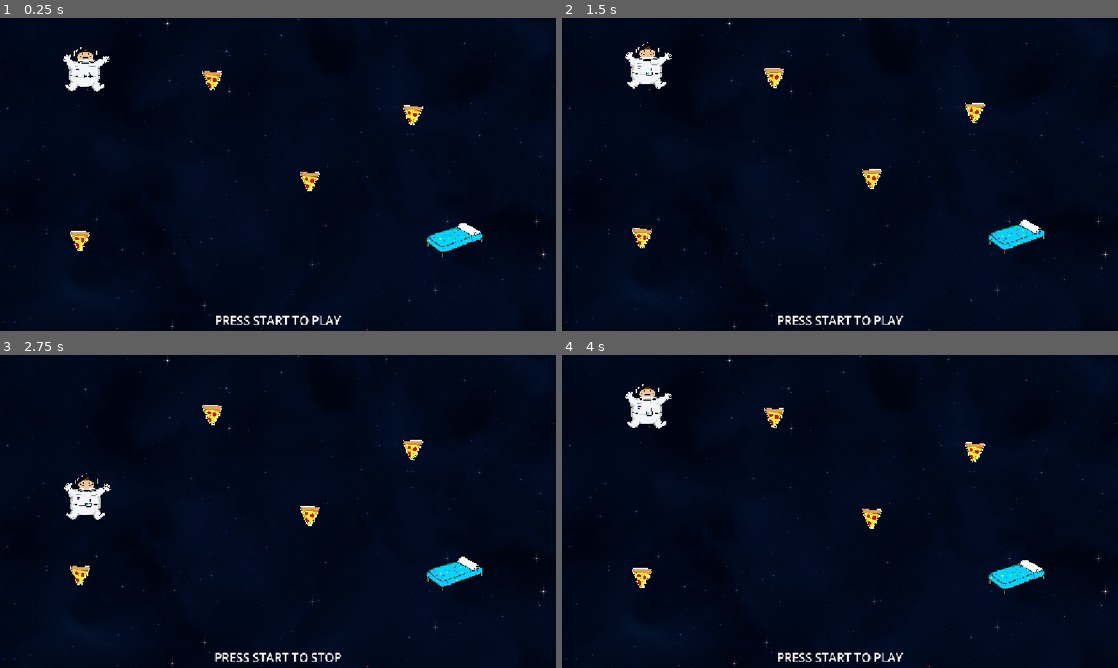
Above: before the commit, frames 1-4 (two rows, left to right).
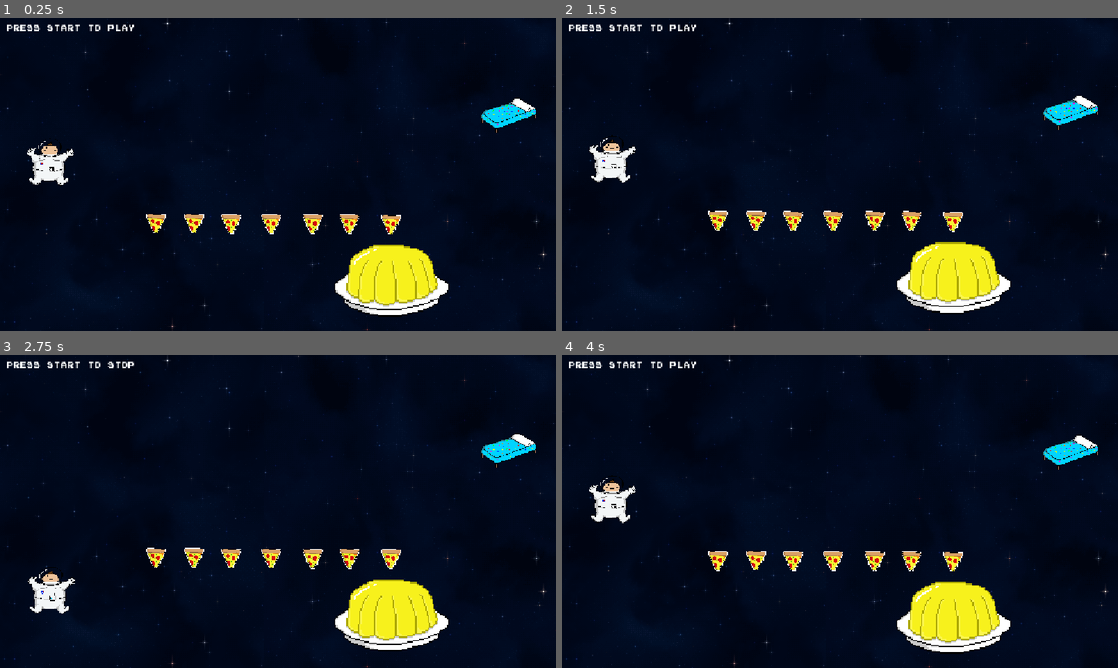
Above: after the commit, the same moments.

Repository: ivaivaiva1/desenhar_fofo
Game: Godot game, scene res://Scenes/level_manager.tscn
Two runs of this game, one before a commit and one after it. Both use one fixed random seed, a clock stepped at 60 frames per second and the inputs below.
Inputs (mouse positions are in pixels of both pictures, inside the frame that each line leads up to):
- Up to frame 1 (0.25 s): no input
- Up to frame 2 (1.5 s): tap Enter at 0.5, 1.25 s; move the mouse to (962, 158) at 0.52 s; tap Space (ui_accept) at 0.6, 0.77, 1.07, 1.35 s; click (962, 158) at 0.67 s; move the mouse to (728, 190) at 1.27 s; click (728, 190) at 1.42 s
- Up to frame 3 (2.75 s): tap Space (ui_accept) at 1.52, 1.82, 2.1 s; tap Enter at 2 s; move the mouse to (333, 442) at 2.02 s; click (333, 442) at 2.17 s
- Up to frame 4 (4 s): tap Enter at 2.75, 3.5 s; move the mouse to (812, 574) at 2.77 s; tap Space (ui_accept) at 2.85, 3.02, 3.32, 3.6, 3.77 s; click (812, 574) at 2.92 s; move the mouse to (1006, 558) at 3.52 s; click (1006, 558) at 3.67 s

The runs differ from the first frame. In frame 1, 8.2% of the frame differs, in the area x 1-97%, y 2-98%; in frame 2, 8.2%; in frame 3, 8.3%; in frame 4, 8.2%.

Commit message:
feat: pudim

Diff:
--- a/Levels/Space/level03_space.tscn
+++ b/Levels/Space/level03_space.tscn
@@ -18,52 +18,52 @@
 script = ExtResource("3_3tox5")
 
 [node name="cama" parent="collectables_controller" unique_id=1009130463 instance=ExtResource("4_y3wju")]
-position = Vector2(602, 574)
+position = Vector2(101, 561)
 
 [node name="collectable" parent="collectables_controller" unique_id=186391876 instance=ExtResource("5_21uar")]
-position = Vector2(376, 80)
+position = Vector2(357, 127)
 
 [node name="collectable2" parent="collectables_controller" unique_id=922472791 instance=ExtResource("5_21uar")]
-position = Vector2(827, 79.999985)
+position = Vector2(808, 126.999985)
 
 [node name="collectable3" parent="collectables_controller" unique_id=464806080 instance=ExtResource("5_21uar")]
-position = Vector2(544.00006, 79)
+position = Vector2(525.00006, 126)
 
 [node name="collectable4" parent="collectables_controller" unique_id=1924941152 instance=ExtResource("5_21uar")]
-position = Vector2(689.00006, 79.99997)
+position = Vector2(670.00006, 126.99997)
 
 [node name="collectable5" parent="collectables_controller" unique_id=1228734772 instance=ExtResource("5_21uar")]
-position = Vector2(375, 200.99997)
+position = Vector2(356, 247.99997)
 
 [node name="collectable6" parent="collectables_controller" unique_id=875388077 instance=ExtResource("5_21uar")]
-position = Vector2(826, 200.99995)
+position = Vector2(807, 247.99995)
 
 [node name="collectable7" parent="collectables_controller" unique_id=691032486 instance=ExtResource("5_21uar")]
-position = Vector2(543.00006, 199.99997)
+position = Vector2(524.00006, 246.99997)
 
 [node name="collectable8" parent="collectables_controller" unique_id=100631321 instance=ExtResource("5_21uar")]
-position = Vector2(688.00006, 200.99994)
+position = Vector2(669.00006, 247.99994)
 
 [node name="collectable9" parent="collectables_controller" unique_id=2004039964 instance=ExtResource("5_21uar")]
-position = Vector2(375, 320.99997)
+position = Vector2(356, 367.99997)
 
 [node name="collectable10" parent="collectables_controller" unique_id=1295920080 instance=ExtResource("5_21uar")]
-position = Vector2(826, 320.99997)
+position = Vector2(807, 367.99997)
 
 [node name="collectable11" parent="collectables_controller" unique_id=1591727009 instance=ExtResource("5_21uar")]
-position = Vector2(543.00006, 319.99997)
+position = Vector2(524.00006, 366.99997)
 
 [node name="collectable12" parent="collectables_controller" unique_id=1666455154 instance=ExtResource("5_21uar")]
-position = Vector2(688.00006, 320.99994)
+position = Vector2(669.00006, 367.99994)
 
 [node name="collectable13" parent="collectables_controller" unique_id=1075868382 instance=ExtResource("5_21uar")]
-position = Vector2(375, 433.99997)
+position = Vector2(356, 480.99997)
 
 [node name="collectable14" parent="collectables_controller" unique_id=892782354 instance=ExtResource("5_21uar")]
-position = Vector2(826, 433.99997)
+position = Vector2(807, 480.99997)
 
 [node name="collectable15" parent="collectables_controller" unique_id=1527744314 instance=ExtResource("5_21uar")]
-position = Vector2(543.00006, 432.99997)
+position = Vector2(524.00006, 479.99997)
 
 [node name="collectable16" parent="collectables_controller" unique_id=1101272630 instance=ExtResource("5_21uar")]
-position = Vector2(688.00006, 433.99994)
+position = Vector2(669.00006, 480.99994)
--- /dev/null
+++ b/Levels/Space/level04_space.tscn
@@ -0,0 +1,47 @@
+[gd_scene format=3 uid="uid://ddqdimw8k26e2"]
+
+[ext_resource type="Script" uid="uid://bwk6yq56faubf" path="res://Scripts/LevelLoop/level.gd" id="1_r77l0"]
+[ext_resource type="PackedScene" uid="uid://hv0uyenq7lw7" path="res://Scenes/player_spawner.tscn" id="2_jbyw2"]
+[ext_resource type="Script" uid="uid://db02f8x44ql7e" path="res://Scripts/collectables_controller.gd" id="3_fbn4u"]
+[ext_resource type="PackedScene" uid="uid://m64lbytajtml" path="res://Scenes/cama.tscn" id="4_64w2g"]
+[ext_resource type="PackedScene" uid="uid://cumvxyqe4xg4r" path="res://Scenes/collectable.tscn" id="5_amhnl"]
+[ext_resource type="PackedScene" uid="uid://c8rqtnxypgm2q" path="res://Scenes/Entitys/pudim.tscn" id="6_jbyw2"]
+
+[node name="level04_space" type="Node2D" unique_id=1864007018]
+script = ExtResource("1_r77l0")
+
+[node name="player_spawner" parent="." unique_id=1071021330 instance=ExtResource("2_jbyw2")]
+unique_name_in_owner = true
+position = Vector2(104, 298)
+
+[node name="collectables_controller" type="Node2D" parent="." unique_id=710388454]
+unique_name_in_owner = true
+script = ExtResource("3_fbn4u")
+
+[node name="cama" parent="collectables_controller" unique_id=1009130463 instance=ExtResource("4_64w2g")]
+position = Vector2(1054, 187)
+
+[node name="collectable" parent="collectables_controller" unique_id=186391876 instance=ExtResource("5_amhnl")]
+position = Vector2(323, 425)
+
+[node name="collectable2" parent="collectables_controller" unique_id=1802923368 instance=ExtResource("5_amhnl")]
+position = Vector2(402.00003, 425.00003)
+
+[node name="collectable3" parent="collectables_controller" unique_id=266056941 instance=ExtResource("5_amhnl")]
+position = Vector2(479.00003, 426.00003)
+
+[node name="collectable4" parent="collectables_controller" unique_id=1727619341 instance=ExtResource("5_amhnl")]
+position = Vector2(562, 426.00003)
+
+[node name="collectable5" parent="collectables_controller" unique_id=103340533 instance=ExtResource("5_amhnl")]
+position = Vector2(648.00006, 426.00003)
+
+[node name="collectable6" parent="collectables_controller" unique_id=1322621238 instance=ExtResource("5_amhnl")]
+position = Vector2(724.00006, 426.00003)
+
+[node name="collectable7" parent="collectables_controller" unique_id=957459890 instance=ExtResource("5_amhnl")]
+position = Vector2(810.00006, 427.00003)
+
+[node name="pudim" parent="." unique_id=2051217350 instance=ExtResource("6_jbyw2")]
+position = Vector2(810, 547)
+pudim_force = 500.0
--- /dev/null
+++ b/Scenes/Entitys/pudim.tscn
@@ -0,0 +1,38 @@
+[gd_scene format=3 uid="uid://c8rqtnxypgm2q"]
+
+[ext_resource type="Texture2D" uid="uid://doaryc8bvmlbd" path="res://Sprites/prato.png" id="1_0506k"]
+[ext_resource type="Script" uid="uid://c53s34m5o7vy1" path="res://Scripts/Entitys/pudim.gd" id="1_i4r8i"]
+[ext_resource type="Texture2D" uid="uid://qyc7n8op0nbm" path="res://Sprites/gelatina_amarela.png" id="2_i4r8i"]
+[ext_resource type="Script" uid="uid://cbc24q2fpet5x" path="res://Scripts/floating.gd" id="4_h3n23"]
+
+[node name="Pudim" type="StaticBody2D" unique_id=540096184 groups=["Pudim"]]
+script = ExtResource("1_i4r8i")
+
+[node name="Prato" type="StaticBody2D" parent="." unique_id=1917443444]
+scale = Vector2(2.595, 2.595)
+
+[node name="CollisionPolygon2D" type="CollisionPolygon2D" parent="Prato" unique_id=1855763162]
+visible = false
+polygon = PackedVector2Array(-34.24179, -6.681122, -45.41713, 1.4113617, -45.031784, 6.4210052, -38.095367, 12.5867, -31.544296, 16.825623, -11.120407, 21.83525, 8.532776, 22.220612, 26.644516, 17.596344, 45.141647, 8.347778, 46.297714, 1.7967224, 35.12236, -5.9104004)
+
+[node name="CollisionPolygon2D" type="CollisionPolygon2D" parent="." unique_id=869696583]
+visible = false
+scale = Vector2(2.595, 2.595)
+polygon = PackedVector2Array(-14.588623, -29.41716, 10.459549, -29.41716, 25.87381, -24.792877, 30.112732, -20.168594, 32.810226, -14.002899, 34.737015, -6.295761, -34.24179, -7.0664825, -32.315018, -18.241821, -28.076096, -22.866089)
+
+[node name="sprites_container" type="Node2D" parent="." unique_id=604784532]
+
+[node name="prato_sprite" type="Sprite2D" parent="sprites_container" unique_id=630171695]
+scale = Vector2(2.595, 2.595)
+texture = ExtResource("1_0506k")
+
+[node name="pudim_sprite" type="Sprite2D" parent="sprites_container" unique_id=1241014564]
+unique_name_in_owner = true
+scale = Vector2(2.595, 2.595)
+texture = ExtResource("2_i4r8i")
+
+[node name="floating" type="Node2D" parent="." unique_id=987034080 node_paths=PackedStringArray("floating_object")]
+script = ExtResource("4_h3n23")
+floating_object = NodePath("../sprites_container")
+float_height = 7.0
+float_duration = 1.5
--- a/Scenes/level_manager.tscn
+++ b/Scenes/level_manager.tscn
@@ -2,17 +2,22 @@
 
 [ext_resource type="Script" uid="uid://b2qlfq6dvkuqg" path="res://Scripts/LevelLoop/level_manager.gd" id="1_ci404"]
 [ext_resource type="Script" uid="uid://bop5puq6wnjdq" path="res://Scripts/LevelLoop/load_level.gd" id="2_ghtn7"]
+[ext_resource type="FontFile" uid="uid://cvngtcdy0lodq" path="res://Fonts/Super Mario Bros. NES.ttf" id="6_pakjl"]
 [ext_resource type="Script" uid="uid://dfktrjfq4daxy" path="res://Scripts/LevelLoop/line_controller.gd" id="7_obx2n"]
 [ext_resource type="Script" uid="uid://bjkdkcl3blwmn" path="res://Scripts/LevelLoop/line_rendering.gd" id="8_hcxy8"]
 [ext_resource type="Script" uid="uid://cryc6w5ro18dn" path="res://Scripts/LevelLoop/line_collider.gd" id="9_ejytl"]
 
+[sub_resource type="FontVariation" id="FontVariation_708gi"]
+base_font = ExtResource("6_pakjl")
+
 [node name="level_manager" type="Node2D" unique_id=1942550901]
 script = ExtResource("1_ci404")
+is_testing = true
 
 [node name="load_level" type="Node2D" parent="." unique_id=306488323]
 unique_name_in_owner = true
 script = ExtResource("2_ghtn7")
-level = 1
+level = 4
 
 [node name="line_controller" type="Node2D" parent="." unique_id=1640535268]
 unique_name_in_owner = true
@@ -25,11 +30,10 @@
 script = ExtResource("9_ejytl")
 
 [node name="state_label" type="RichTextLabel" parent="." unique_id=1308438878]
-offset_top = 607.0
 offset_right = 1152.0
-offset_bottom = 647.0
-theme_override_font_sizes/normal_font_size = 25
-text = "PRESS START TO PLAY"
-horizontal_alignment = 1
+offset_bottom = 40.0
+theme_override_fonts/normal_font = SubResource("FontVariation_708gi")
+theme_override_font_sizes/normal_font_size = 14
+text = " PRESS START TO PLAY"
 vertical_alignment = 1
 metadata/_edit_use_anchors_ = true
--- /dev/null
+++ b/Scripts/Entitys/pudim.gd
@@ -0,0 +1,52 @@
+extends Node2D
+class_name Pudim
+@export var pudim_force: float
+
+@onready var pudim_sprite: Sprite2D = %pudim_sprite
+@onready var original_scale: Vector2 = pudim_sprite.scale
+var pump_tween: Tween
+func pump_pudim():
+	if pump_tween: pump_tween.kill()
+	pump_tween = create_tween()
+
+	pump_tween.tween_property(
+		pudim_sprite,
+		"scale",
+		Vector2(original_scale.x * 1.1, original_scale.y * 1.15),
+		0.1
+	).set_trans(Tween.TRANS_SINE).set_ease(Tween.EASE_IN_OUT)
+
+	pump_tween.tween_property(
+		pudim_sprite,
+		"scale",
+		Vector2(original_scale.x * 0.93, original_scale.y * 0.9),
+		0.095
+	).set_trans(Tween.TRANS_SINE).set_ease(Tween.EASE_IN_OUT)
+
+	pump_tween.tween_property(
+		pudim_sprite,
+		"scale",
+		Vector2(original_scale.x * 1.07, original_scale.y * 1.11),
+		0.088
+	).set_trans(Tween.TRANS_SINE).set_ease(Tween.EASE_IN_OUT)
+
+	pump_tween.tween_property(
+		pudim_sprite,
+		"scale",
+		Vector2(original_scale.x * 0.95, original_scale.y * 0.93),
+		0.077
+	).set_trans(Tween.TRANS_SINE).set_ease(Tween.EASE_IN_OUT)
+
+	pump_tween.tween_property(
+		pudim_sprite,
+		"scale",
+		Vector2(original_scale.x * 1.04, original_scale.y * 1.07),
+		0.064
+	).set_trans(Tween.TRANS_SINE).set_ease(Tween.EASE_IN_OUT)
+
+	pump_tween.tween_property(
+		pudim_sprite,
+		"scale",
+		original_scale,
+		0.048
+	).set_trans(Tween.TRANS_SINE).set_ease(Tween.EASE_IN_OUT)
--- a/Scripts/LevelLoop/level_manager.gd
+++ b/Scripts/LevelLoop/level_manager.gd
@@ -43,7 +43,7 @@
 func start_drawning():
 	current_state = GAME_STATE.DRAWNING
 	rolling_bob.auto_destroy()
-	state_label.text = ("PRESS START TO PLAY")
+	state_label.text = (" PRESS START TO PLAY")
 	if load_level.level_instance == null: return
 	collectables_controller.restore_collectables()
 	player_pos.visible = true
@@ -55,7 +55,7 @@
 	current_state = GAME_STATE.ROLLING
 	spawn_bob()
 	player_pos.visible = false
-	state_label.text = ("PRESS START TO STOP")
+	state_label.text = (" PRESS START TO STOP")
 
 
 func spawn_bob():
--- a/Scripts/LevelLoop/load_level.gd
+++ b/Scripts/LevelLoop/load_level.gd
@@ -11,12 +11,12 @@
 func _ready() -> void:
 	CurrentLevel.current_level = level
 	do_load_level()
+	spawn_enviorement()
 
 
 func do_load_level():
 	level = CurrentLevel.current_level
 	spawn_level()
-	spawn_enviorement()
 
 
 var candy_path: String = "res://Levels/Candy/"
@@ -54,7 +54,7 @@
 		CurrentLevel.WORLDS.SPACE:
 			target_enviorement = space_enviorement
 	var enviorement_instance = target_enviorement.instantiate()
-	level_instance.add_child.call_deferred(enviorement_instance)
+	get_tree().current_scene.add_child.call_deferred(enviorement_instance)
 	enviorement_instance.global_position = Vector2.ZERO
 
 
--- a/Scripts/player.gd
+++ b/Scripts/player.gd
@@ -23,14 +23,23 @@
 
 func _integrate_forces(state: PhysicsDirectBodyState2D):
 	var gravity: float = gravity_air
-
 	if state.get_contact_count() > 0:
 		if linear_velocity.y < 0:
 			gravity = gravity_ground_up
 		else:
 			gravity = gravity_ground_down
 
+	for i in state.get_contact_count():
+		var collider := state.get_contact_collider_object(i)
+
+		if collider.is_in_group("Pudim"):
+			var normal := state.get_contact_local_normal(i)
+			var pudim: Pudim = collider as Pudim
+
+			linear_velocity += normal * pudim.pudim_force
+			pudim.pump_pudim()
 	apply_central_force(Vector2.DOWN * gravity * mass)
+
 
 
 var original_scale: Vector2
@@ -52,28 +61,28 @@
 		sprite,
 		"scale",
 		original_scale * randf_range(0.75, 0.85),
-		0.09
+		0.095
 	).set_trans(Tween.TRANS_SINE).set_ease(Tween.EASE_IN_OUT)
 
 	pump_tween.tween_property(
 		sprite,
 		"scale",
 		original_scale * randf_range(1.10, 1.20),
-		0.08
+		0.088
 	).set_trans(Tween.TRANS_SINE).set_ease(Tween.EASE_IN_OUT)
 
 	pump_tween.tween_property(
 		sprite,
 		"scale",
 		original_scale * randf_range(0.85, 0.95),
-		0.07
+		0.077
 	).set_trans(Tween.TRANS_SINE).set_ease(Tween.EASE_IN_OUT)
 
 	pump_tween.tween_property(
 		sprite,
 		"scale",
 		original_scale,
-		0.06
+		0.064
 	).set_trans(Tween.TRANS_SINE).set_ease(Tween.EASE_IN_OUT)
 
 
--- a/project.godot
+++ b/project.godot
@@ -29,6 +29,7 @@
 Collectable=""
 Cama=""
 PlayerSpawner=""
+Pudim=""
 
 [input]
 
Binary file added: Fonts/Super Mario Bros. NES.ttf
Not shown, added: Fonts/Super Mario Bros. NES.ttf.import
Not shown, added: Scripts/Entitys/pudim.gd.uid
Binary file added: Sprites/gelatina_amarela.png
Not shown, added: Sprites/gelatina_amarela.png.import
Binary file added: Sprites/prato.png
Not shown, added: Sprites/prato.png.import
Not shown, changed: export_presets.cfg
